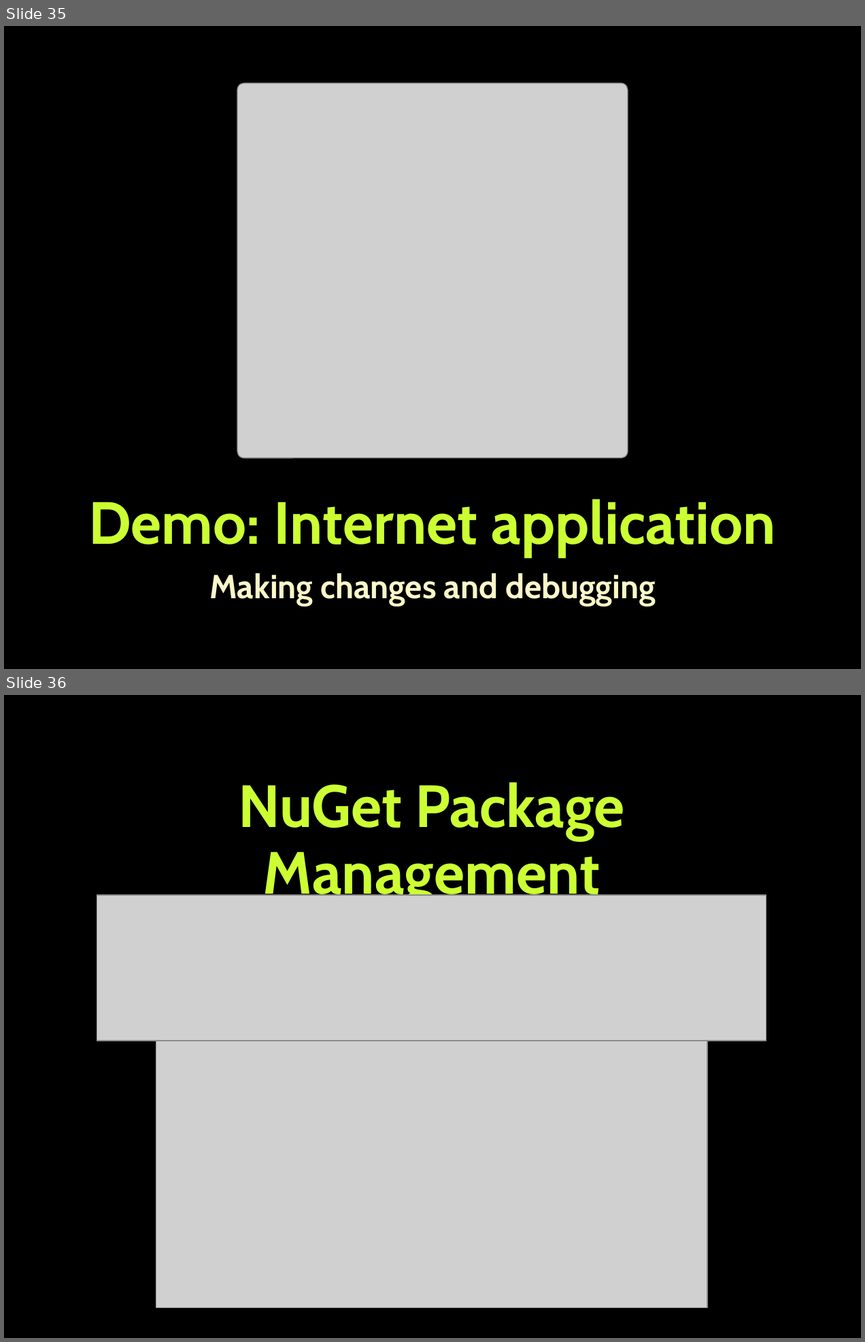
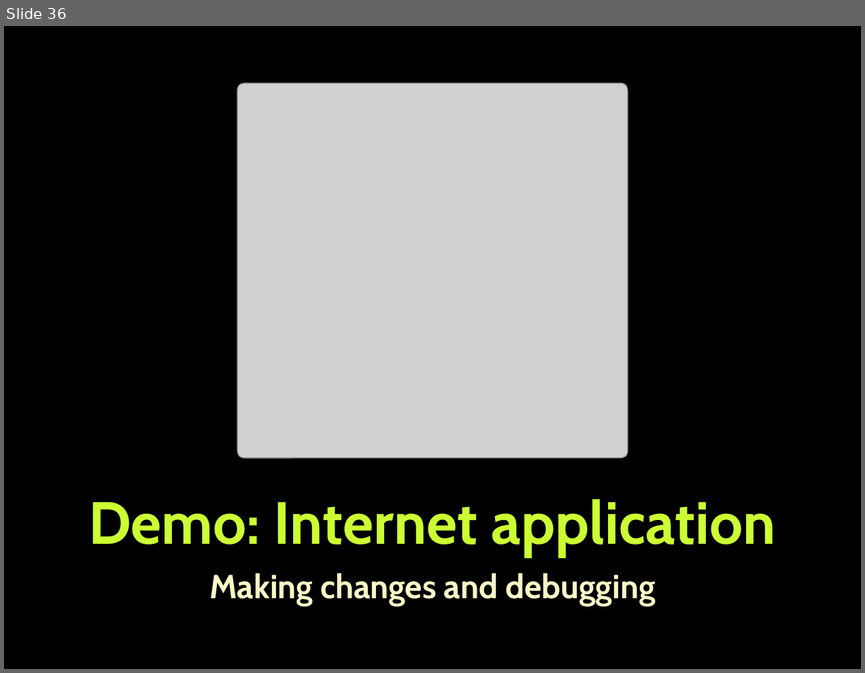
Before and after one commit to TelerikAcademy/ASP.NET-MVC, a slide deck: 01. Introduction-to-ASP.NET-MVC/Introduction to ASP.NET MVC.pptx. Shown one above the other, each under a label of ours: slides 35 and 36 before the commit, slide 36 after it. The pictures are 865x1342 and 865x673 pixels, drawn with LibreOffice and Linux fonts; fonts in the diff are those of the drawing; grey boxes stand for pictures; background and template pictures are left out. Boxes give left, top, right and bottom in pixels: in the first picture for what was removed or moved away, otherwise in the second. Text is boxed around its words. In the diff, an @@ line names an element or a change of style, - is before the commit and + after.

```diff
--- a/01. Introduction-to-ASP.NET-MVC/Introduction to ASP.NET MVC.pptx
+++ b/01. Introduction-to-ASP.NET-MVC/Introduction to ASP.NET MVC.pptx
@@ slide 36 removed at [4,695,861,1338], background picture (left out) @@
@@ title removed at [238,782,625,907] @@
-NuGet Package Management
@@ picture removed at [96,895,766,1040] @@
@@ picture removed at [156,995,706,1308] @@
@@ what was slide 35 is now slide 36 @@
```
Also in this commit, not shown: 19 slides changed, 2 slides added, 2 other slides removed.
